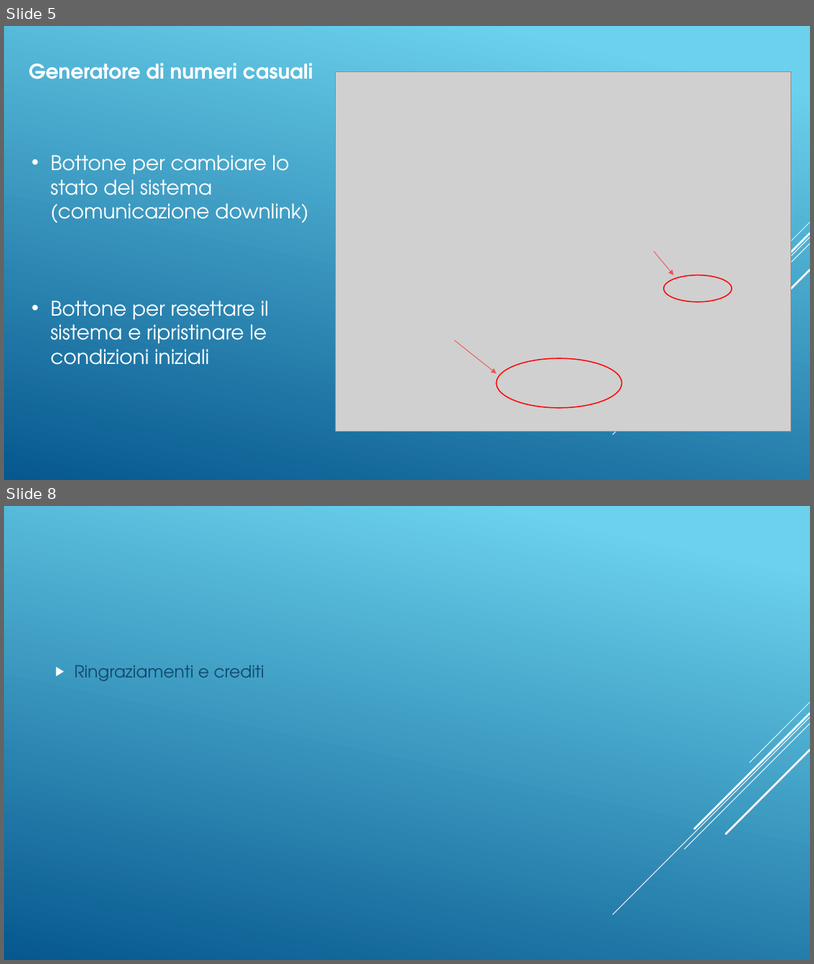
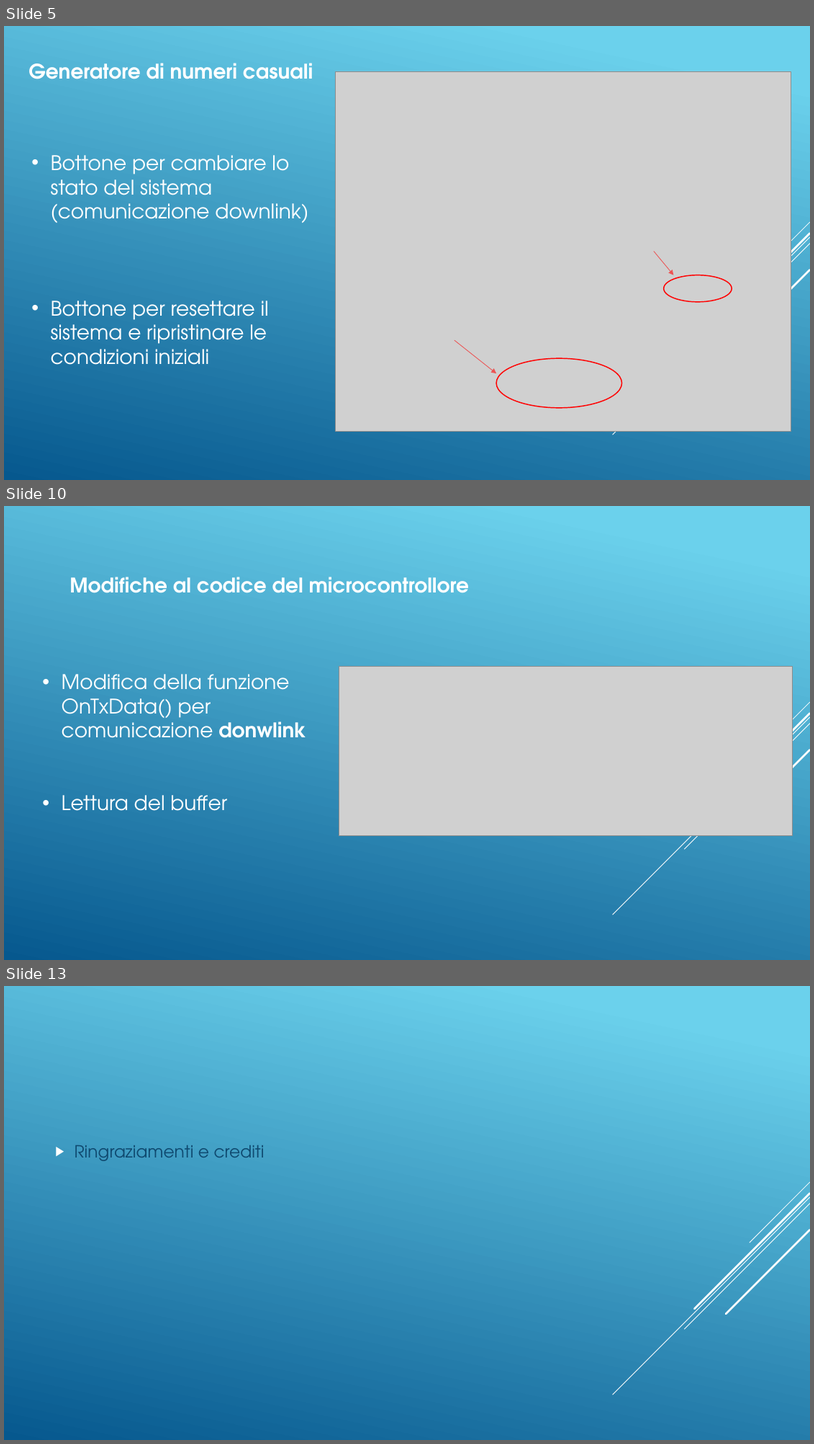
Before and after one commit to DaddaOperator/STM-Micro-Exercises-PLSD-, a slide deck: PresentazioneOfficial.pptx. Shown one above the other, each under a label of ours: slides 5 and 8 before the commit, slides 5, 10 and 13 after it; the slides between them are not shown. The pictures are 814x964 and 814x1444 pixels, drawn with LibreOffice and Linux fonts; fonts in the diff are those of the drawing; grey boxes stand for pictures. Boxes give left, top, right and bottom in pixels: in the first picture for what was removed or moved away, otherwise in the second. Text is boxed around its words. In the diff, an @@ line names an element or a change of style, - is before the commit and + after.

Commit message:
immagini aggiunte e modifica ppt

```diff
--- a/PresentazioneOfficial.pptx
+++ b/PresentazioneOfficial.pptx
@@ slide 10 added at [4, 506, 810, 960], background gradient #6ED2EB to #06588E; not listed: 5 template elements that a slide beside it also shows @@
@@ text added at [70, 577, 469, 593], 24 pt, text #FFFFFF, bold @@
+Modifiche al codice del microcontrollore
@@ text added at [62, 674, 306, 811], 24 pt, text #FFFFFF @@
+• Modifica della funzione OnTxData() per comunicazione donwlink
+• Lettura del buffer
@@ picture added at [339, 667, 793, 836] @@
@@ what was slide 8 is now slide 13 @@
```
Also in this commit, not shown: 2 slides changed, 4 other slides added, 5 other files.
